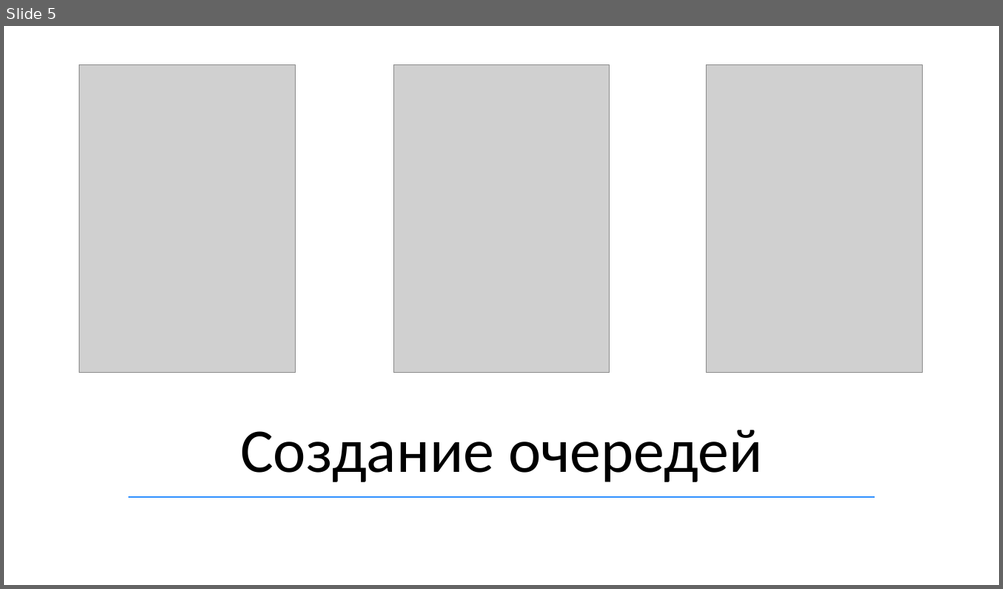
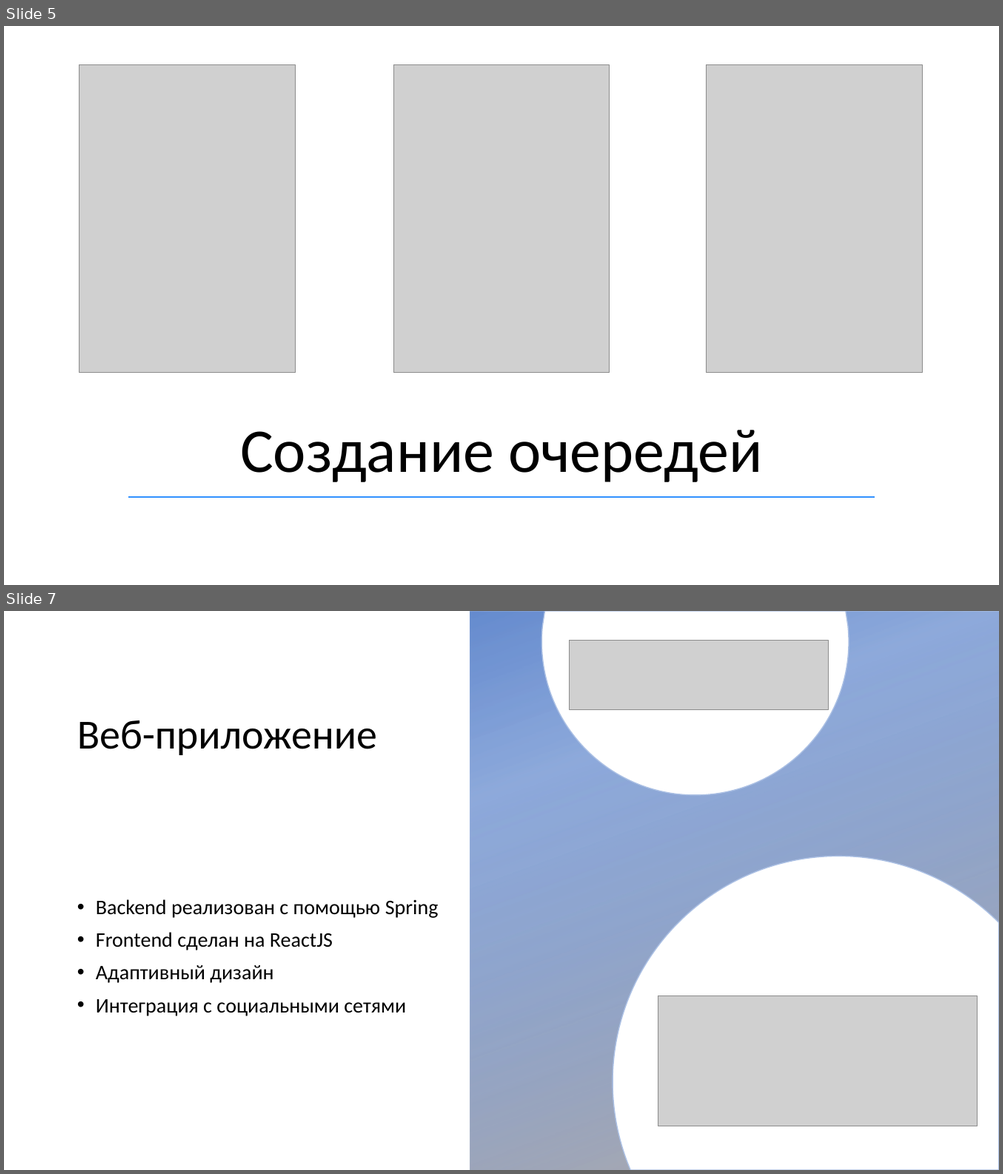
Before and after one commit to AppLoidx/helios-doc, a slide deck: Helios.pptx. Shown one above the other, each under a label of ours: slide 5 before the commit, slides 5 and 7 after it; the slides between them are not shown. The pictures are 1003x589 and 1003x1174 pixels, drawn with LibreOffice and Linux fonts; fonts in the diff are those of the drawing; grey boxes stand for pictures; background and template pictures are left out. Boxes give left, top, right and bottom in pixels: in the first picture for what was removed or moved away, otherwise in the second. Text is boxed around its words. In the diff, an @@ line names an element or a change of style, - is before the commit and + after.

```diff
--- a/Helios.pptx
+++ b/Helios.pptx
@@ slide 7 added at bbox=[4, 611, 999, 1170], background picture (left out) @@
@@ rectangle added at bbox=[469, 611, 999, 1170], fill gradient #4472C4 to #AFABAB @@
@@ freeform shape added at bbox=[542, 611, 848, 795], fill #FFFFFF, outline #AFABAB 1 pt @@
@@ picture added at bbox=[569, 640, 828, 709] @@
@@ title added at bbox=[77, 721, 377, 755], 40 pt, text #000000 @@
+Веб-приложение
@@ freeform shape added at bbox=[613, 857, 999, 1170], fill #FFFFFF, outline #AFABAB 1 pt @@
@@ text added at bbox=[96, 900, 438, 1017], 20 pt, text #000000 @@
+• Backend реализован с помощью Spring
+• Frontend сделан на ReactJS
+• Адаптивный дизайн
+• Интеграция с социальными сетями
@@ picture added at bbox=[658, 996, 977, 1127] @@
```
Also in this commit, not shown: 1 slide changed, 2 other slides added, 1 other file.
